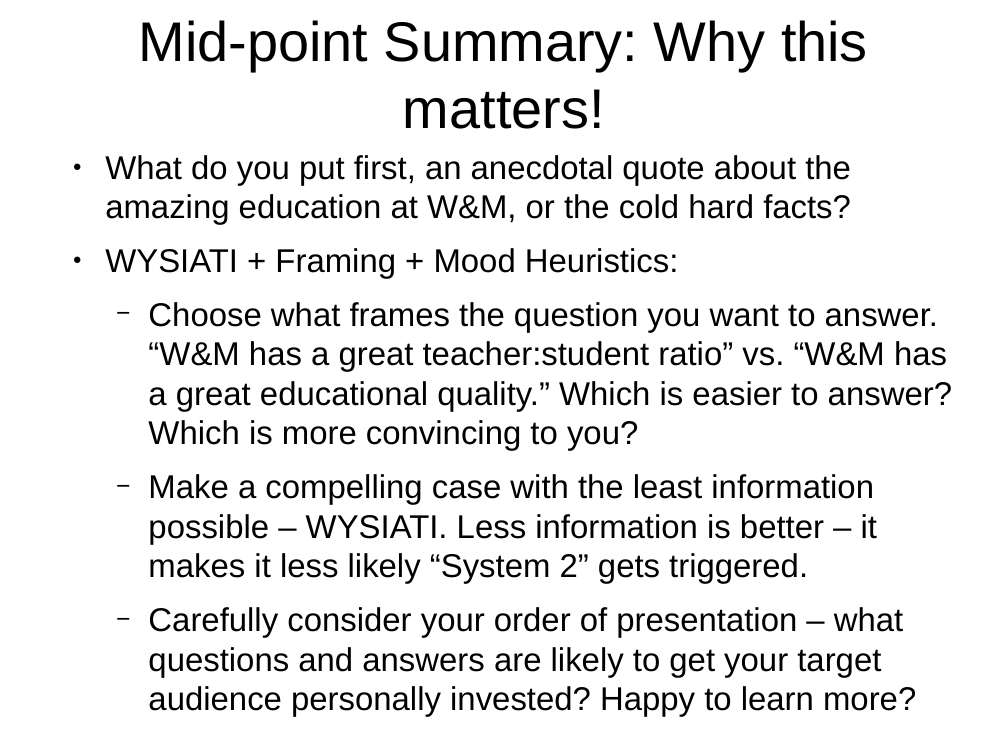
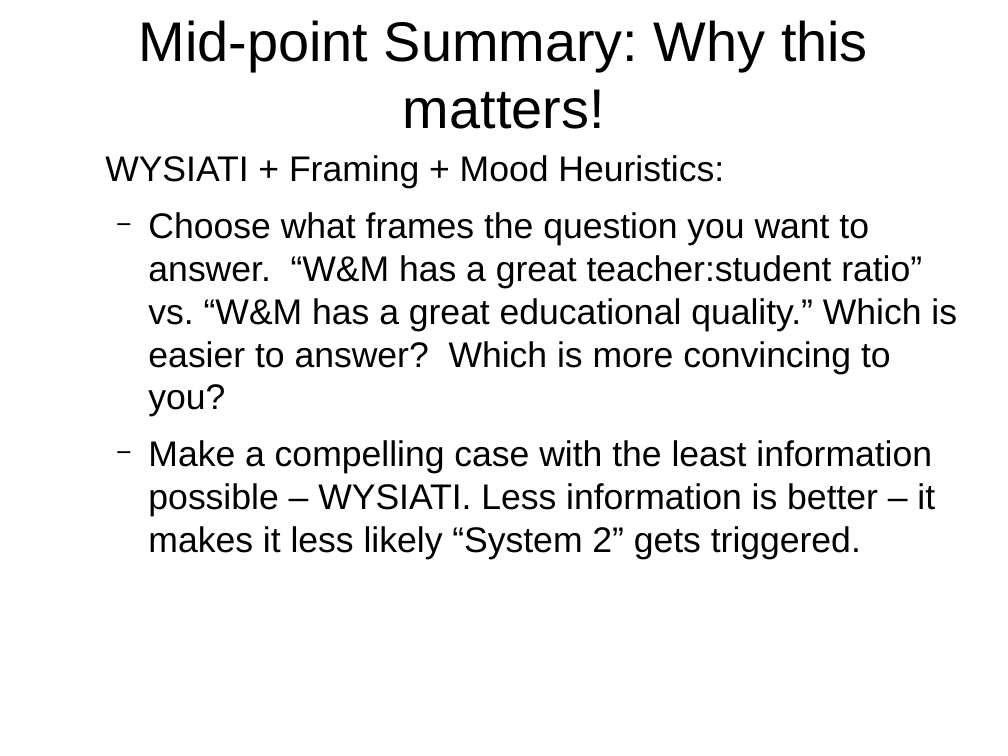
Before and after one commit to DanRunfola/COLL_100, a slide deck: slide 30 of lectures/StoryTelling_as_knowledge.odp (slide 26 before the commit). Drawn at 1008x756 pixels with LibreOffice and Linux fonts; fonts in the diff are those of the drawing. Boxes give left, top, right and bottom in pixels: in the first picture for what was removed or moved away, otherwise in the second. Text is boxed around its words. In the diff, an @@ line names an element or a change of style, - is before the commit and + after.

```diff
--- a/lectures/StoryTelling_as_knowledge.odp
+++ b/lectures/StoryTelling_as_knowledge.odp
@@ text "WYSIATI + Framing + Mood ..." at [105,155,957,559]: size 25.9 to 28 pt; bullet ● to none @@
@@ text at [105,155,851,225]: paragraph removed @@
-● What do you put first, an anecdotal quote about the amazing education at W&M, or the cold hard facts?
@@ text at [148,607,916,717]: paragraph removed @@
-  − Carefully consider your order of presentation – what questions and answers are likely to get your target audience personally invested? Happy to learn more?
```
Also in this commit, not shown: 3 other slides changed, 6 slides added, 3 other files.
